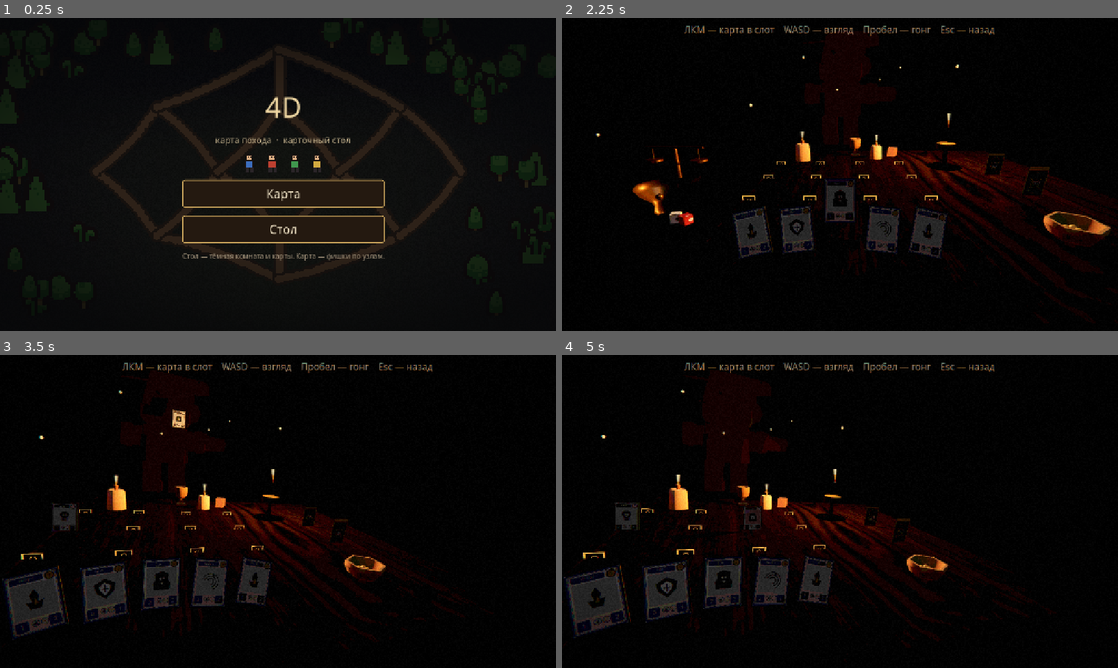
Above: before the commit, frames 1-4 (two rows, left to right).
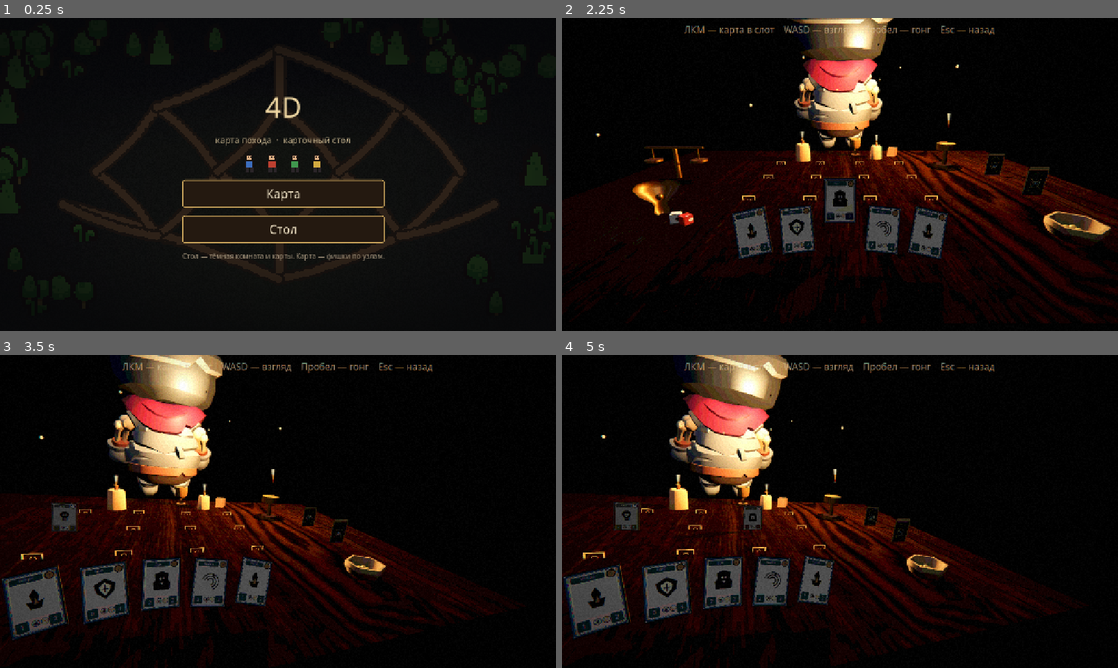
Above: after the commit, the same moments.

Repository: danyakulakov544-ux/magicka
Game: Godot game, scene res://scenes/menu/main_menu.tscn
The game is run twice, just before and just after one commit, with the same random seed, the same clock (stepped at 60 frames per second) and the same inputs.
Inputs (mouse positions are in pixels of both pictures, inside the frame that each line leads up to):
- Up to frame 1 (0.25 s): no input
- Up to frame 2 (2.25 s): click "Карта" at 0.5 s; click "В меню" at 1.25 s; click "Стол" at 2 s
- Up to frame 3 (3.5 s): tap Enter at 2.75 s; move the mouse to (400, 495) at 2.77 s; hold D from 2.78 s (still down); tap C at 2.85 s; click (400, 495) at 2.92 s; tap Space at 3.02 s
- Up to frame 4 (5 s): move the mouse to (728, 527) at 3.52 s; release D at 3.53 s; hold S 3.53-4.28 s; tap C at 3.6, 4.55 s; click (728, 527) at 3.67 s; tap Space at 3.77 s; move the mouse to (895, 442) at 4.27 s; hold D from 4.28 s (still down); tap Q at 4.35 s; click (895, 442) at 4.42 s

The runs differ from the first frame. In frame 1, 1.4% of the frame differs, in the area x 4-97%, y 44-71%; in frame 2, 14%; in frame 3, 17%; in frame 4, 17%, in the area x 0-89%, y 0-94%.

Commit message:
Seat a hero across the card table and add tavern, forge, and treasure.
KayKit knights and the skeleton sit with their idle clip under a night sky. Map tokens are round portraits, and the new nodes open the table in a matching layout.

Co-authored-by: danyakulakov544-ux <danyakulakov544-ux@users.noreply.github.com>

Diff:
--- a/data/map.json
+++ b/data/map.json
@@ -1,9 +1,11 @@
 {
   "nodes": [
-    {"id": "start", "type": "start", "name": "Старт", "x": 320, "y": 300, "links": ["b1", "tavern1", "b2"]},
+    {"id": "start", "type": "start", "name": "Старт", "x": 320, "y": 300, "links": ["b1", "tavern1", "b2", "forge1"]},
     {"id": "b1", "type": "battle", "name": "Бой", "foe": "kings", "x": 180, "y": 250, "links": ["shop", "chest1"]},
     {"id": "tavern1", "type": "tavern", "name": "Таверна", "x": 320, "y": 250, "links": ["chest1", "event1"]},
-    {"id": "b2", "type": "battle", "name": "Бой", "foe": "beasts", "x": 460, "y": 250, "links": ["event1", "rest1"]},
+    {"id": "b2", "type": "battle", "name": "Бой", "foe": "beasts", "x": 460, "y": 250, "links": ["event1", "rest1", "treasure1"]},
+    {"id": "forge1", "type": "forge", "name": "Кузня", "x": 72, "y": 214, "links": ["b1"]},
+    {"id": "treasure1", "type": "treasure", "name": "Клад", "x": 568, "y": 214, "links": ["b2"]},
     {"id": "shop", "type": "shop", "name": "Лавка", "x": 110, "y": 176, "links": ["elite1"]},
     {"id": "chest1", "type": "chest", "name": "Сундук", "x": 250, "y": 176, "links": ["elite1", "b3"]},
     {"id": "event1", "type": "event", "name": "Событие", "x": 390, "y": 176, "links": ["b3", "elite2"]},
--- a/scripts/autoload/journey.gd
+++ b/scripts/autoload/journey.gd
@@ -1,6 +1,8 @@
 extends Node
 
 ## What the map and the table pass to each other. No rules live here.
+var table_mode: String = "battle"
+var foe_hero: String = ""
 var from_map: bool = false
 var player_deck: String = "mages"
 var foe_deck: String = "dead"
@@ -11,4 +13,6 @@
 	from_map = false
 	player_deck = "mages"
 	foe_deck = "dead"
+	foe_hero = ""
+	table_mode = "battle"
 	map_state = {}
--- a/scripts/map/world_map.gd
+++ b/scripts/map/world_map.gd
@@ -4,13 +4,20 @@
 const MAP_SIZE := Vector2(640, 360)
 
 const PLAYERS := [
-	{"name": "Синий", "deck": "mages", "deck_name": "Маги", "piece": "Blue"},
-	{"name": "Красный", "deck": "kings", "deck_name": "Короли", "piece": "Red"},
-	{"name": "Зелёный", "deck": "beasts", "deck_name": "Звери", "piece": "Green"},
-	{"name": "Жёлтый", "deck": "dead", "deck_name": "Мертвецы", "piece": "Yellow"},
+	{"name": "Маг", "deck": "mages", "deck_name": "Маги", "portrait": "mage_king"},
+	{"name": "Король", "deck": "kings", "deck_name": "Короли", "portrait": "human_king"},
+	{"name": "Медведь", "deck": "beasts", "deck_name": "Звери", "portrait": "bear"},
+	{"name": "Нежить", "deck": "dead", "deck_name": "Мертвецы", "portrait": "undead_king"},
 ]
 
 const BATTLE_TYPES := ["battle", "elite", "boss"]
+const TABLE_TYPES := ["battle", "elite", "boss", "tavern", "forge", "treasure"]
+const HERO_FOR_FOE := {
+	"kings": "human_king",
+	"mages": "mage_king",
+	"dead": "undead_king",
+	"beasts": "bear",
+}
 
 var _nodes: Dictionary = {}
 var _neighbors: Dictionary = {}
@@ -167,9 +174,11 @@
 
 	for i in PLAYERS.size():
 		var piece := Sprite2D.new()
-		piece.texture = load("res://assets/generated/map/hero_%d.png" % i)
+		piece.texture = load("res://assets/portraits/heroes/%s.png" % str(PLAYERS[i]["portrait"]))
 		piece.texture_filter = CanvasItem.TEXTURE_FILTER_NEAREST
 		piece.centered = true
+		var shown := 34.0
+		piece.scale = Vector2.ONE * (shown / piece.texture.get_width())
 		piece.offset = Vector2(0, -piece.texture.get_height() * 0.5)
 		piece.z_index = 4
 		world.add_child(piece)
@@ -253,7 +262,7 @@
 		return
 	var n: Dictionary = _nodes[hit]
 	var extra := ""
-	if BATTLE_TYPES.has(n["type"]):
+	if BATTLE_TYPES.has(n["type"]) or TABLE_TYPES.has(n["type"]):
 		extra = "  ·  стол"
 	elif _neighbors.get(_tokens[_selected], []).has(hit):
 		extra = "  ·  можно идти"
@@ -285,7 +294,7 @@
 		_moving = false
 		_layout_tokens(false)
 		var n: Dictionary = _nodes[target]
-		if BATTLE_TYPES.has(n["type"]):
+		if TABLE_TYPES.has(n["type"]):
 			_enter_table(n)
 	)
 
@@ -295,7 +304,9 @@
 	_visited[n["id"]] = true
 	Journey.from_map = true
 	Journey.player_deck = str(PLAYERS[_selected]["deck"])
-	Journey.foe_deck = str(n["foe"])
+	Journey.table_mode = "battle" if BATTLE_TYPES.has(n["type"]) else str(n["type"])
+	Journey.foe_deck = str(n.get("foe", "dead"))
+	Journey.foe_hero = str(HERO_FOR_FOE.get(Journey.foe_deck, "human_king"))
 	Journey.map_state = {
 		"tokens": _tokens.duplicate(),
 		"selected": _selected,
--- a/scripts/table/card_table.gd
+++ b/scripts/table/card_table.gd
@@ -46,6 +46,7 @@
 var _shake := Vector3.ZERO
 var _view_rot := Vector3.ZERO
 var _resolving := false
+var _took_offer := false
 var _intro_done := false
 var _weight := 0
 var _digits: Image
@@ -70,6 +71,12 @@
 
 func _ready() -> void:
 	_shot = _arg("shot")
+	var hero_arg := _arg("hero")
+	if hero_arg != "":
+		Journey.foe_hero = hero_arg
+		Journey.table_mode = "battle"
+	if _shot in ["tavern", "forge", "treasure"]:
+		Journey.table_mode = _shot
 	mouse_filter = Control.MOUSE_FILTER_IGNORE
 	_digits = _image_of("res://assets/generated/digits.png")
 	_build_view()
@@ -80,6 +87,7 @@
 	_build_decks()
 	_deal_opening()
 	_build_hint()
+	_build_forge_button()
 	if _shot == "hover":
 		_place_foe_now()
 		_pose_hover()
@@ -89,8 +97,9 @@
 		_pose_arc()
 		_capture.call_deferred()
 	else:
-		_intro()
-		if _shot == "table":
+		if Journey.table_mode == "battle":
+			_intro()
+		if _shot != "":
 			_capture_after_intro()
 
 
@@ -130,6 +139,11 @@
 
 func _press() -> void:
 	var m := _table_mouse()
+	if Journey.table_mode == "tavern" or Journey.table_mode == "treasure":
+		var offer := _pick_state(m, "offer")
+		if offer != null and not _took_offer:
+			_take_offer(offer)
+		return
 	var card := _pick_hand(m)
 	if card:
 		_held = card
@@ -167,6 +181,185 @@
 		i += 1
 		await get_tree().create_timer(0.28).timeout
 	_intro_done = true
+
+
+func _hero_id() -> String:
+	if Journey.foe_hero != "":
+		return Journey.foe_hero
+	var mapped := {"kings": "human_king", "mages": "mage_king", "dead": "undead_king", "beasts": "bear"}
+	return str(mapped.get(Journey.foe_deck, "human_king"))
+
+
+func _build_opponent() -> void:
+	var heroes := {
+		"human_king": "res://assets/kaykit/Knight.glb",
+		"mage_king": "res://assets/kaykit/Mage.glb",
+		"undead_king": "res://assets/kaykit/Skeleton_Warrior.glb",
+		"bear": "res://assets/quaternius/bear.glb",
+	}
+	var hero := _hero_id()
+	var path: String = str(heroes.get(hero, heroes["human_king"]))
+	var actor := (load(path) as PackedScene).instantiate() as Node3D
+	_world.add_child(actor)
+	# KayKit rigs are already about human height. Skinned-mesh bounds are not.
+	if hero == "bear":
+		actor.scale = Vector3.ONE * 0.55
+		actor.position = Vector3(0.0, TABLE_Y - 0.02, -1.05)
+		actor.rotation.y = 0.0
+	else:
+		actor.scale = Vector3.ONE * 0.48
+		actor.position = Vector3(0.0, TABLE_Y - 0.15, -0.98)
+		actor.rotation.y = PI
+	_hide_spare_weapons(actor, hero)
+	if hero == "bear":
+		_bear_idle(actor)
+	else:
+		_play_sit(actor)
+	_wear_crown(actor)
+	var face := OmniLight3D.new()
+	face.light_color = Color(1.0, 0.78, 0.55)
+	face.light_energy = 0.7
+	face.omni_range = 1.8
+	face.shadow_enabled = false
+	face.position = Vector3(0.1, TABLE_Y + 0.55, -0.55)
+	_world.add_child(face)
+
+
+func _wear_crown(actor: Node3D) -> void:
+	var head := actor.find_child("head", true, false)
+	var crown := (load("res://assets/quaternius/Crown.glb") as PackedScene).instantiate() as Node3D
+	var host: Node = head if head != null else actor
+	host.add_child(crown)
+	# Source crown is about 8 mm tall. 22× on a unit-scale head is a small circlet.
+	crown.scale = Vector3.ONE * 0.35
+	crown.position = Vector3(0.0, 0.18, 0.04) if head != null else actor.position + Vector3(0, 0.7, 0)
+	crown.rotation = Vector3.ZERO
+
+
+func _hide_spare_weapons(root: Node, hero: String) -> void:
+	var keep := "1h_sword"
+	if hero == "mage_king":
+		keep = "2h_staff"
+	elif hero == "undead_king":
+		keep = "sword"
+	for node in root.find_children("*", "Node3D", true, false):
+		var nm := String(node.name).to_lower()
+		var gear := nm.contains("sword") or nm.contains("shield") or nm.contains("spellbook") or nm.contains("wand") or nm.contains("staff") or nm.contains("axe") or nm.contains("bow")
+		if gear and not nm.contains(keep):
+			node.visible = false
+
+
+func _play_sit(root: Node) -> void:
+	var found := root.find_children("*", "AnimationPlayer", true, false)
+	if found.is_empty():
+		return
+	var ap := found[0] as AnimationPlayer
+	var chosen := ""
+	for name in ap.get_animation_list():
+		var text := String(name)
+		if text.ends_with("Sit_Chair_Idle"):
+			chosen = text
+			break
+	if chosen == "":
+		for name in ap.get_animation_list():
+			var text := String(name)
+			if text == "Idle" or text.ends_with("/Idle"):
+				chosen = text
+				break
+	if chosen == "":
+		return
+	var anim := ap.get_animation(chosen)
+	if anim:
+		anim.loop_mode = Animation.LOOP_LINEAR
+	ap.play(chosen)
+
+
+func _bear_idle(actor: Node3D) -> void:
+	var base_scale := actor.scale
+	var base_yaw := actor.rotation.y
+	var breath := create_tween()
+	breath.set_loops()
+	breath.tween_property(actor, "scale", base_scale * Vector3(1.03, 1.06, 1.03), 1.3).set_trans(Tween.TRANS_SINE).set_ease(Tween.EASE_IN_OUT)
+	breath.tween_property(actor, "scale", base_scale, 1.3).set_trans(Tween.TRANS_SINE).set_ease(Tween.EASE_IN_OUT)
+	var look := create_tween()
+	look.set_loops()
+	look.tween_property(actor, "rotation:y", base_yaw + 0.18, 1.5).set_trans(Tween.TRANS_SINE).set_ease(Tween.EASE_IN_OUT)
+	look.tween_property(actor, "rotation:y", base_yaw - 0.18, 1.5).set_trans(Tween.TRANS_SINE).set_ease(Tween.EASE_IN_OUT)
+
+
+func _build_mode_props() -> void:
+	if Journey.table_mode == "treasure":
+		_place_model("res://assets/quaternius/Chest_Open.glb", Vector3(0.0, TABLE_Y, -0.42), 0.16, 20.0)
+		_place_model("res://assets/quaternius/Gold_Ingots.glb", Vector3(-0.16, TABLE_Y, -0.36), 0.05, 15.0)
+		_place_model("res://assets/quaternius/Coin.glb", Vector3(0.14, TABLE_Y, -0.34), 0.035, 40.0)
+		_place_model("res://assets/quaternius/Coin.glb", Vector3(0.18, TABLE_Y, -0.3), 0.028, 10.0)
+	elif Journey.table_mode == "forge":
+		_place_model("res://assets/kenney/survival/workbench-anvil.glb", Vector3(0.0, TABLE_Y, -0.05), 0.28, 10.0)
+
+
+func _build_forge_button() -> void:
+	if Journey.table_mode != "forge":
+		return
+	var button := Button.new()
+	button.text = "Уйти"
+	button.position = Vector2(36, 56)
+	button.size = Vector2(150, 48)
+	button.add_theme_font_override("font", FONT)
+	button.add_theme_font_size_override("font_size", 22)
+	button.pressed.connect(_leave)
+	add_child(button)
+
+
+func _lay_offers(player: Array) -> void:
+	for i in 3:
+		var data: Dictionary = player[i % player.size()]
+		var card := _make_card(data)
+		card.state = "offer"
+		card.row = ""
+		card.slot = i
+		var pos := _slot_position("player", i)
+		pos.z -= 0.06
+		var rot := _board_rotation()
+		card.root.position = pos
+		card.root.rotation = rot
+		card.rest_pos = pos
+		card.rest_rot = rot
+
+
+func _pick_state(mouse: Vector2, state: String) -> BoardCard:
+	var best: BoardCard = null
+	var best_d := 70.0
+	for c in _cards:
+		if c.state != state or not is_instance_valid(c.root):
+			continue
+		var d := _cam.unproject_position(c.root.global_position).distance_to(mouse)
+		if d < best_d:
+			best_d = d
+			best = c
+	return best
+
+
+func _take_offer(card: BoardCard) -> void:
+	_took_offer = true
+	card.state = "moving"
+	card.hand_i = 0
+	var pose := _hand_xform(0, 1)
+	var start_pos := card.root.position
+	var start_q := card.root.quaternion
+	var end_q := Quaternion.from_euler(pose["rot"])
+	var tw := create_tween()
+	tw.tween_method(func(t: float) -> void:
+		var p: Vector3 = start_pos.lerp(pose["pos"], t)
+		p.y += sin(t * PI) * 0.12
+		card.root.position = p
+		card.root.quaternion = start_q.slerp(end_q, t)
+	, 0.0, 1.0, 0.36)
+	tw.tween_callback(func() -> void:
+		card.root.rotation = pose["rot"]
+		card.rest_pos = pose["pos"]
+		card.rest_rot = pose["rot"]
+		card.state = "hand"
+	)
 
 
 func _deal_opening() -> void:
@@ -183,6 +376,13 @@
 	if foe.is_empty():
 		foe = all.slice(4, 8)
 	_player_defs = player
+	if Journey.table_mode == "forge":
+		_intro_done = true
+		return
+	if Journey.table_mode == "tavern" or Journey.table_mode == "treasure":
+		_lay_offers(player)
+		_intro_done = true
+		return
 	for i in 5:
 		var data: Dictionary = player[i % player.size()]
 		var card := _make_card(data)
@@ -774,13 +974,13 @@
 	var world_env := Environment.new()
 	var sky := Sky.new()
 	var pano := PanoramaSkyMaterial.new()
-	pano.panorama = load("res://assets/polyhaven/fireplace_1k.hdr")
+	pano.panorama = load("res://assets/polyhaven/rogland_clear_night_1k.hdr")
 	sky.sky_material = pano
 	world_env.sky = sky
-	world_env.background_mode = Environment.BG_COLOR
-	world_env.background_color = Color(0.012, 0.01, 0.009)
+	world_env.background_mode = Environment.BG_SKY
+	world_env.background_energy_multiplier = 0.75
 	world_env.ambient_light_source = Environment.AMBIENT_SOURCE_SKY
-	world_env.ambient_light_energy = 0.12
+	world_env.ambient_light_energy = 0.16
 	world_env.tonemap_mode = Environment.TONE_MAPPER_FILMIC
 	world_env.tonemap_exposure = 1.05
 	world_env.glow_enabled = true
@@ -789,11 +989,11 @@
 	world_env.glow_hdr_threshold = 0.95
 	world_env.fog_enabled = true
 	world_env.fog_mode = Environment.FOG_MODE_DEPTH
-	world_env.fog_depth_begin = 1.35
-	world_env.fog_depth_end = 3.6
+	world_env.fog_depth_begin = 2.6
+	world_env.fog_depth_end = 7.0
 	world_env.fog_depth_curve = 1.15
-	world_env.fog_light_color = Color(0.06, 0.04, 0.03)
-	world_env.fog_light_energy = 0.35
+	world_env.fog_light_color = Color(0.04, 0.05, 0.08)
+	world_env.fog_light_energy = 0.2
 	env.environment = world_env
 	_world.add_child(env)
 
@@ -897,16 +1097,9 @@
 	_build_scales(Vector3(-0.58, TABLE_Y, -0.06))
 	_build_bell(Vector3(-0.46, TABLE_Y, 0.22))
 	_build_dice(Vector3(-0.4, TABLE_Y, 0.26))
-
-	var keeper := _place_model("res://assets/kenney/graveyard/character-keeper.glb", Vector3(0.0, TABLE_Y - 0.08, -0.92), 0.78, 180.0)
-	_silhouette(keeper)
-	var rim := OmniLight3D.new()
-	rim.light_color = Color(0.55, 0.62, 0.72)
-	rim.light_energy = 0.22
-	rim.omni_range = 1.6
-	rim.shadow_enabled = false
-	rim.position = Vector3(0.0, 1.25, -1.35)
-	_world.add_child(rim)
+	_build_mode_props()
+	if Journey.table_mode == "battle":
+		_build_opponent()
 
 	for n in 8:
 		var mote := MeshInstance3D.new()
@@ -1052,6 +1245,10 @@
 	_vp.add_child(layer)
 	var hint := Label.new()
 	hint.text = "ЛКМ — карта в слот    WASD — взгляд    Пробел — гонг    Esc — назад"
+	if Journey.table_mode == "tavern" or Journey.table_mode == "treasure":
+		hint.text = "Кликни одну карту, чтобы взять    Esc — назад"
+	elif Journey.table_mode == "forge":
+		hint.text = "Кузня. Наковальня пока просто стоит здесь    Esc — назад"
 	hint.position = Vector2(70, 8)
 	hint.size = Vector2(820, 28)
 	hint.horizontal_alignment = HORIZONTAL_ALIGNMENT_CENTER
@@ -1275,8 +1472,12 @@
 func _capture_after_intro() -> void:
 	while not _intro_done:
 		await get_tree().process_frame
-	await get_tree().create_timer(0.35).timeout
-	await _save_shot("/tmp/shot_table.png")
+	await get_tree().create_timer(0.85).timeout
+	var hero := _arg("hero")
+	var name := _shot if _shot != "" else "table"
+	if hero != "":
+		name = hero
+	await _save_shot("/tmp/shot_%s.png" % name)
 
 
 func _capture() -> void:
--- /dev/null
+++ b/tools/render_portraits.gd
@@ -0,0 +1,118 @@
+extends SceneTree
+
+## One-shot: render circular stand-in portraits from the hero models.
+## Replace the PNGs later; paths stay the same.
+
+const HEROES := [
+	{"id": "human_king", "scene": "res://assets/kaykit/Knight.glb", "border": Color("d4a24a")},
+	{"id": "mage_king", "scene": "res://assets/kaykit/Mage.glb", "border": Color("6f8fd4")},
+	{"id": "undead_king", "scene": "res://assets/kaykit/Skeleton_Warrior.glb", "border": Color("8d9a78")},
+	{"id": "bear", "scene": "res://assets/quaternius/bear.glb", "border": Color("c47848")},
+]
+
+
+func _init() -> void:
+	call_deferred("_go")
+
+
+func _go() -> void:
+	for hero in HEROES:
+		await _render_one(hero)
+	print("portraits done")
+	quit()
+
+
+func _render_one(hero: Dictionary) -> void:
+	var vp := SubViewport.new()
+	vp.size = Vector2i(256, 256)
+	vp.own_world_3d = true
+	vp.transparent_bg = true
+	vp.render_target_update_mode = SubViewport.UPDATE_ALWAYS
+	vp.msaa_3d = Viewport.MSAA_2X
+	root.add_child(vp)
+	var world := Node3D.new()
+	vp.add_child(world)
+	var env := WorldEnvironment.new()
+	var environment := Environment.new()
+	environment.background_mode = Environment.BG_COLOR
+	environment.background_color = Color(0.1, 0.09, 0.08, 1)
+	environment.ambient_light_source = Environment.AMBIENT_SOURCE_COLOR
+	environment.ambient_light_color = Color(0.55, 0.5, 0.46)
+	environment.ambient_light_energy = 0.8
+	env.environment = environment
+	world.add_child(env)
+	var key := DirectionalLight3D.new()
+	key.rotation_degrees = Vector3(-35, 30, 0)
+	key.light_energy = 1.3
+	world.add_child(key)
+	var packed: PackedScene = load(hero["scene"])
+	var actor := packed.instantiate() as Node3D
+	world.add_child(actor)
+	var box := _aabb(actor)
+	var height := maxf(box.size.y, 0.001)
+	var focus := box.get_center()
+	focus.y = box.position.y + box.size.y * 0.78
+	if str(hero["id"]) == "bear":
+		focus = box.get_center()
+		focus.y = box.position.y + box.size.y * 0.62
+	var cam := Camera3D.new()
+	cam.fov = 32.0
+	cam.current = true
+	world.add_child(cam)
+	if str(hero["id"]) == "bear":
+		focus = Vector3(box.get_center().x, box.position.y + box.size.y * 0.42, box.position.z + box.size.z * 0.18)
+		cam.position = Vector3(focus.x + 0.15, focus.y + 0.35, box.position.z - 0.35)
+	else:
+		cam.position = focus + Vector3(0.0, height * 0.08, height * 1.35)
+	cam.look_at(focus, Vector3.UP)
+	for _i in 6:
+		await process_frame
+	var image := vp.get_texture().get_image()
+	_circle(image, hero["border"])
+	var path := "res://assets/portraits/heroes/%s.png" % str(hero["id"])
+	var abs_path := ProjectSettings.globalize_path(path)
+	DirAccess.make_dir_recursive_absolute(abs_path.get_base_dir())
+	var err := image.save_png(abs_path)
+	print("portrait ", hero["id"], " ", err, " ", abs_path)
+	vp.queue_free()
+	await process_frame
+
+
+func _aabb(root: Node3D) -> AABB:
+	var found := false
+	var box := AABB()
+	for node in root.find_children("*", "MeshInstance3D", true, false):
+		var mi := node as MeshInstance3D
+		var piece := _xform(root.global_transform.affine_inverse() * mi.global_transform, mi.get_aabb())
+		if not found:
+			box = piece
+			found = true
+		else:
+			box = box.merge(piece)
+	return box
+
+
+func _xform(xf: Transform3D, a: AABB) -> AABB:
+	var out := AABB()
+	for i in 8:
+		var p: Vector3 = xf * a.get_endpoint(i)
+		if i == 0:
+			out = AABB(p, Vector3.ZERO)
+		else:
+			out = out.expand(p)
+	return out
+
+
+func _circle(image: Image, border: Color) -> void:
+	var w := image.get_width()
+	var h := image.get_height()
+	var c := Vector2(w, h) * 0.5
+	var radius := float(w) * 0.46
+	var ring := float(w) * 0.06
+	for y in h:
+		for x in w:
+			var d := Vector2(x, y).distance_to(c)
+			if d > radius:
+				image.set_pixel(x, y, Color(0, 0, 0, 0))
+			elif d > radius - ring:
+				image.set_pixel(x, y, border)
Binary file added: assets/generated/map/obj_forge.png
Not shown, added: assets/generated/map/obj_forge.png.import
Binary file added: assets/generated/map/obj_treasure.png
Not shown, added: assets/generated/map/obj_treasure.png.import
Binary file changed: assets/generated/map_bg.png
Binary file added: assets/kaykit/Knight.glb
Not shown, added: assets/kaykit/Knight.glb.import
Binary file added: assets/kaykit/Knight_knight_texture.png
Not shown, added: assets/kaykit/Knight_knight_texture.png.import
Binary file added: assets/kaykit/Mage.glb
Not shown, added: assets/kaykit/Mage.glb.import
Binary file added: assets/kaykit/Mage_mage_texture.png
(and 34 more such lines)
